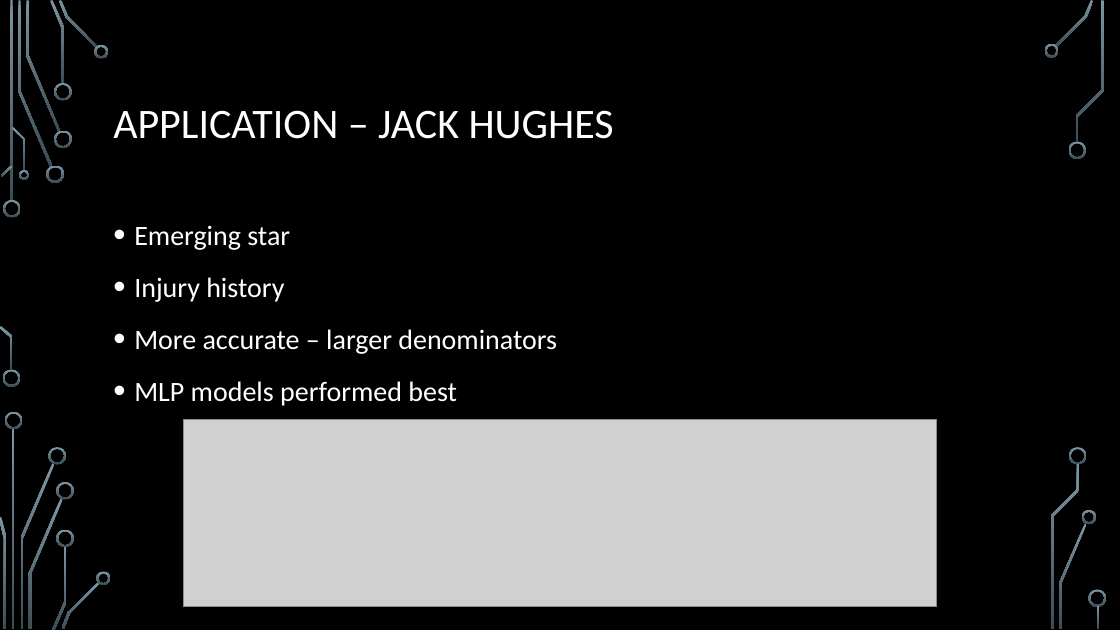
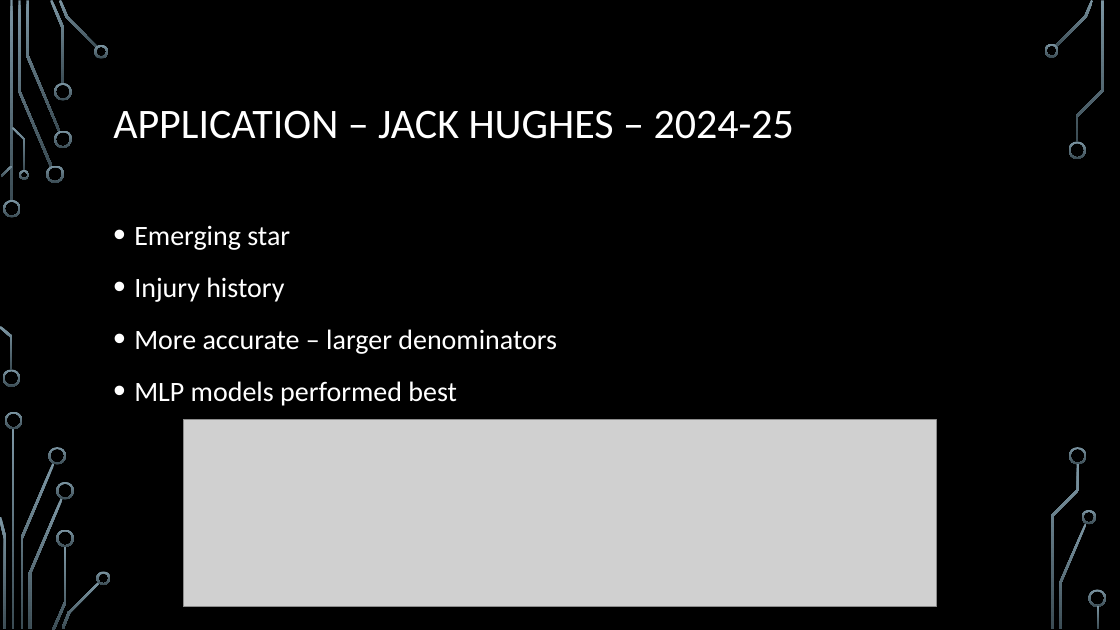
Before and after one commit to TreeLeef/nhl-performance-forecasting, a slide deck: slide 11 of Presentation.pptx. Drawn at 1120x630 pixels with LibreOffice and Linux fonts; fonts in the diff are those of the drawing; grey boxes stand for pictures; background and template pictures are left out. Boxes give left, top, right and bottom in pixels: in the first picture for what was removed or moved away, otherwise in the second. Text is boxed around its words. In the diff, an @@ line names an element or a change of style, - is before the commit and + after.

```diff
--- a/Presentation.pptx
+++ b/Presentation.pptx
@@ title at box(113, 110, 794, 139): text changed @@
-APPLICATION – JACK HUGHES
+APPLICATION – JACK HUGHES – 2024-25
```
Also in this commit, not shown: 6 other slides changed, 2 other files.
